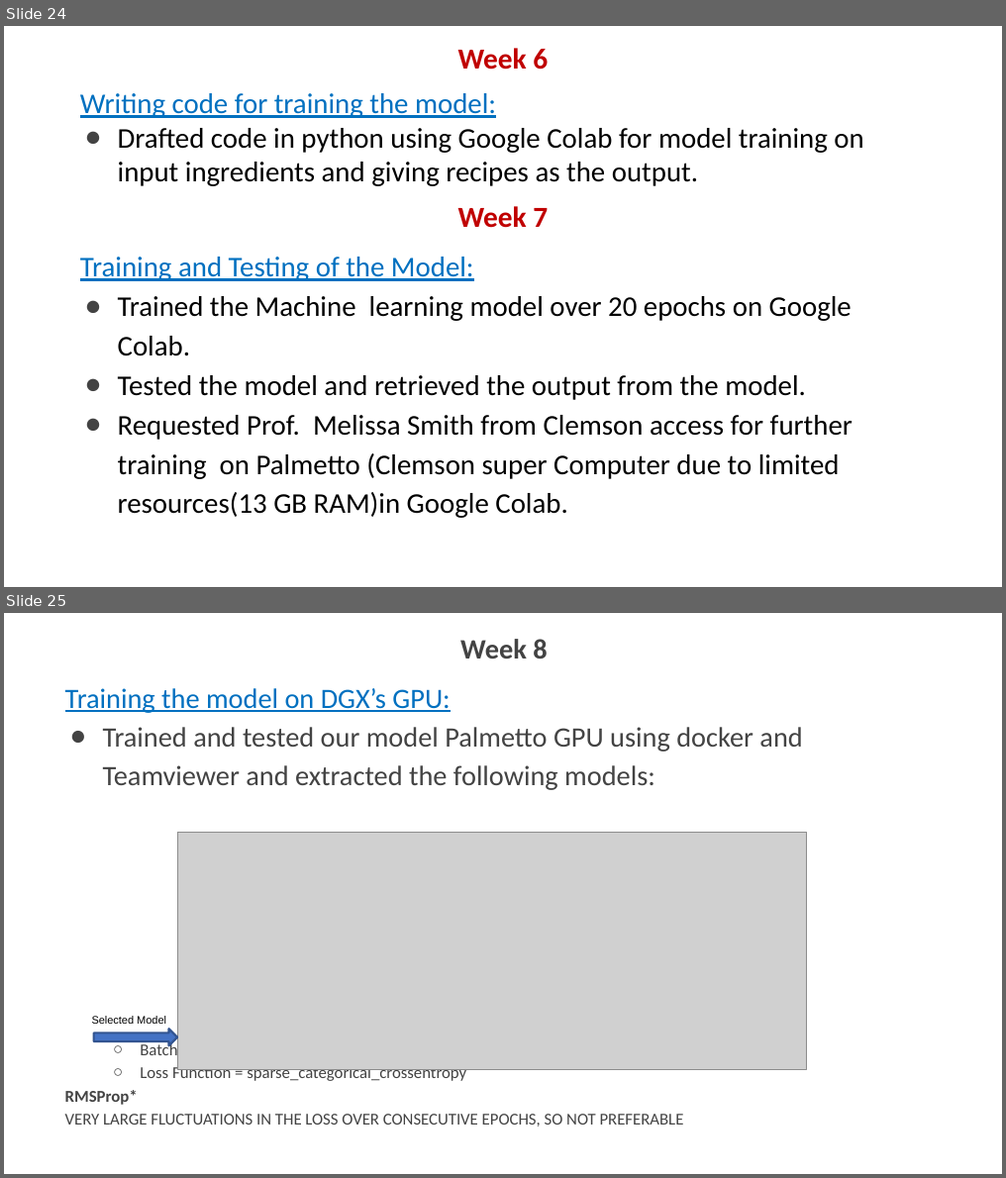
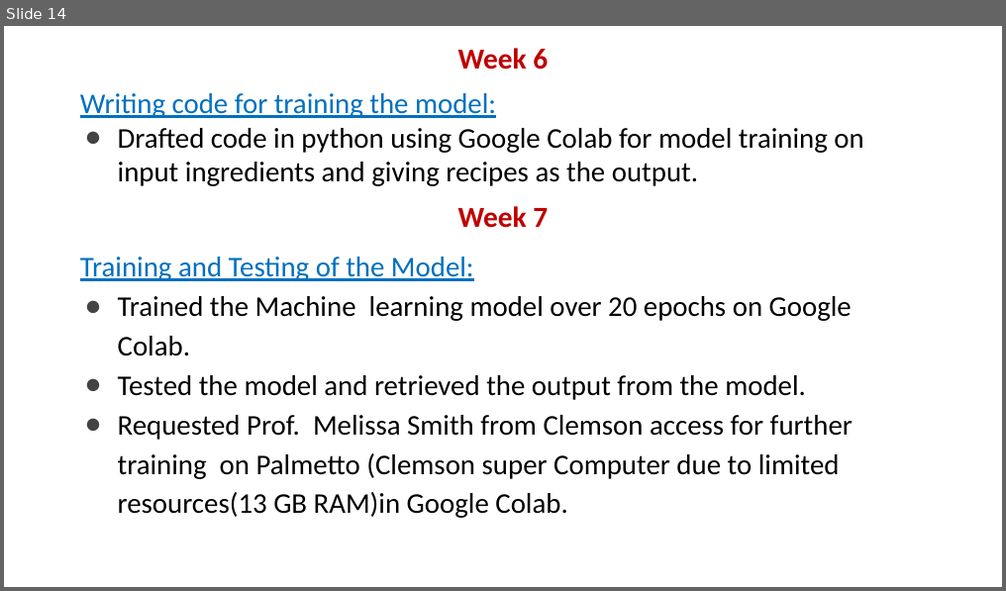
Before and after one commit to ahmaddroobi99/seniorGraduationProject2022_cookOverflow, a slide deck: Documentation/Presentation/cookOverflowPresentation.pptx. Shown one above the other, each under a label of ours: slides 24 and 25 before the commit, slide 14 after it. The pictures are 1006x1178 and 1006x591 pixels, drawn with LibreOffice and Linux fonts; fonts in the diff are those of the drawing; grey boxes stand for pictures. Boxes give left, top, right and bottom in pixels: in the first picture for what was removed or moved away, otherwise in the second. Text is boxed around its words. In the diff, an @@ line names an element or a change of style, - is before the commit and + after.

```diff
--- a/Documentation/Presentation/cookOverflowPresentation.pptx
+++ b/Documentation/Presentation/cookOverflowPresentation.pptx
@@ slide 25 removed at box(4, 613, 1002, 1174), background #FFFFFF @@
@@ text removed at box(65, 639, 802, 1127) @@
-Week 8
-Training the model on DGX’s GPU:
-● Trained and tested our model Palmetto GPU using docker and Teamviewer and extracted the following models:
-  ○ Batch Size = 64
-  ○ Loss Function = sparse_categorical_crossentropy
-RMSProp*
-VERY LARGE FLUCTUATIONS IN THE LOSS OVER CONSECUTIVE EPOCHS, SO NOT PREFERABLE
@@ picture removed at box(177, 832, 807, 1069) @@
@@ text removed at box(92, 1016, 166, 1024) @@
-Selected Model
@@ right arrow removed at box(94, 1029, 177, 1047) @@
@@ what was slide 24 is now slide 14 @@
```
Also in this commit, not shown: 4 slides changed, 1 slide added, 10 other slides removed, 23 other files.
